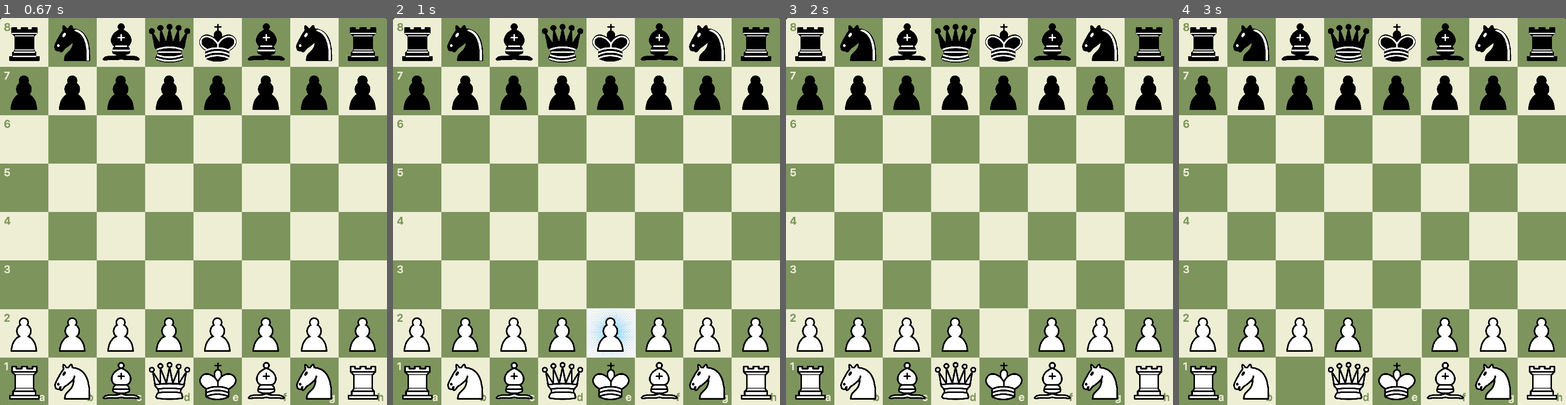
Above: before the commit, frames 1-4 (left to right).
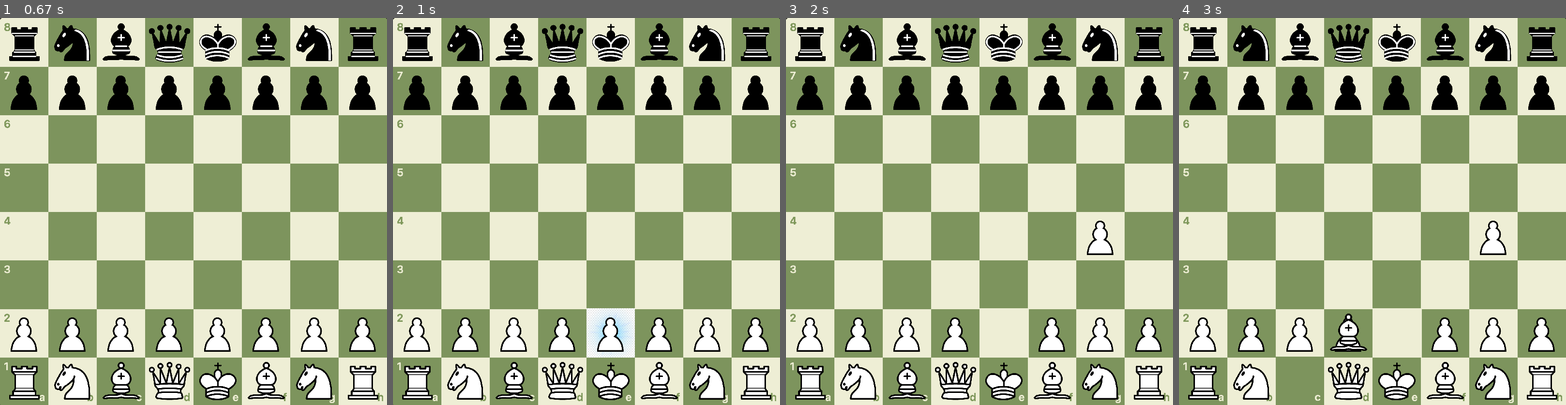
Above: after the commit, the same moments.

Repository: star14ms/Chess_AI
Game: pygame game, started from main.py
Two runs of this game, one before a commit and one after it. Both use one fixed random seed, a clock stepped at 60 frames per second and the inputs below.
Inputs (mouse positions are in pixels of both pictures, inside the frame that each line leads up to):
- Up to frame 1 (0.67 s): click (317, 199) at 0.38 s
- Up to frame 2 (1 s): press the mouse at (416, 41) at 0.7 s; move the mouse to (520, 176) at 0.8 s; release the mouse at (621, 308) at 0.93 s
- Up to frame 3 (2 s): move the mouse to (1091, 242) at 1.17 s; click (1091, 242) at 1.45 s; move the mouse to (913, 358) at 1.87 s
- Up to frame 4 (3 s): click (1306, 358) at 2.22 s; press the mouse at (1202, 41) at 2.73 s; move the mouse to (1283, 196) at 2.83 s; release the mouse at (1364, 350) at 2.97 s

Frame 1 is identical in both runs. In frame 2, less than 0.1% of the frame differs, in the area x 55-63%, y 75-88%; in frame 3, 0.4%; in frame 4, 0.7%, in the area x 35-85%, y 52-100%.

Commit message:
pygame 체스말 움직임 추가

Diff:
--- a/main.py
+++ b/main.py
@@ -3,7 +3,7 @@
 
 pygame.init()
 
-# 보드, 체스말, 기타 이미지 가져오기
+# 보드, 체스말과 기타 이미지, BGM 가져오기
 img_board = pygame.image.load("img\chess_board.png")
 img_board = pygame.transform.scale(img_board,(800,800))
 
@@ -37,18 +37,58 @@
 img_pawn_w = pygame.image.load("img\pawn_w.png")
 img_pawn_w = pygame.transform.scale(img_pawn_w,(100,100))
 
+# 일반적인 밝고 어두운 타일 이미지
 bright_tile = pygame.image.load("img\\bright.png")
 bright_tile = pygame.transform.scale(bright_tile,(102,102))
 
 dark_tile = pygame.image.load("img\dark_tile.png")
 dark_tile = pygame.transform.scale(dark_tile,(102,102))
 
+# 좌표 기호 써있는 타일 이미지
+a1_tile = pygame.image.load("img\\a1.png")
+a1_tile = pygame.transform.scale(a1_tile,(100,100))
+a2_tile = pygame.image.load("img\\a2.png")
+a2_tile = pygame.transform.scale(a2_tile,(100,100))
+a3_tile = pygame.image.load("img\\a3.png")
+a3_tile = pygame.transform.scale(a3_tile,(100,100))
+a4_tile = pygame.image.load("img\\a4.png")
+a4_tile = pygame.transform.scale(a4_tile,(100,100))
+a5_tile = pygame.image.load("img\\a5.png")
+a5_tile = pygame.transform.scale(a5_tile,(100,100))
+a6_tile = pygame.image.load("img\\a6.png")
+a6_tile = pygame.transform.scale(a6_tile,(100,100))
+a7_tile = pygame.image.load("img\\a7.png")
+a7_tile = pygame.transform.scale(a7_tile,(100,100))
+a8_tile = pygame.image.load("img\\a8.png")
+a8_tile = pygame.transform.scale(a8_tile,(100,100))
+b1_tile = pygame.image.load("img\\b1.png")
+b1_tile = pygame.transform.scale(b1_tile,(100,100))
+c1_tile = pygame.image.load("img\\c1.png")
+c1_tile = pygame.transform.scale(c1_tile,(100,100))
+d1_tile = pygame.image.load("img\\d1.png")
+d1_tile = pygame.transform.scale(d1_tile,(100,100))
+e1_tile = pygame.image.load("img\\e1.png")
+e1_tile = pygame.transform.scale(e1_tile,(100,100))
+f1_tile = pygame.image.load("img\\f1.png")
+f1_tile = pygame.transform.scale(f1_tile,(100,100))
+g1_tile = pygame.image.load("img\\g1.png")
+g1_tile = pygame.transform.scale(g1_tile,(100,100))
+h1_tile = pygame.image.load("img\\h1.png")
+h1_tile = pygame.transform.scale(h1_tile,(100,100))
+
+abc_tile = [a1_tile, b1_tile, c1_tile, d1_tile, e1_tile, f1_tile, g1_tile, h1_tile]
+num_tile = [a8_tile, a7_tile, a6_tile, a5_tile, a4_tile, a3_tile, a2_tile, a1_tile]
+
+# 선택된 타일 이미지
 img_selected = pygame.image.load("img\selected.png")
-img_selected = pygame.transform.scale(img_selected,(102,102))
+img_selected = pygame.transform.scale(img_selected,(100,102))
 
 # 대전 BGM
 pygame.mixer.music.load("bgm\Gyakuten_Kenji_2_Showdown_Suite.wav")
 
+################################################################
+
+# 체스판 초기화 함수
 def do_init(): # 판에 말 세팅해놓는 함수
 
     rook_b1 = Rook(board, 0, 0, 1)
@@ -125,69 +165,69 @@
     if 0 <= pygame.mouse.get_pos()[0] < 100:
         selected_piece_xy.append(0)
         selected_piece_xy2.append("a")
-        selected_win_xy.append(0)
+        selected_piece_win_xy.append(0)
     elif 100 <= pygame.mouse.get_pos()[0] < 200:
         selected_piece_xy.append(1)
         selected_piece_xy2.append("b")
-        selected_win_xy.append(100)
+        selected_piece_win_xy.append(100)
     elif 200 <= pygame.mouse.get_pos()[0] < 300:
         selected_piece_xy.append(2)
         selected_piece_xy2.append("c")
-        selected_win_xy.append(200)
+        selected_piece_win_xy.append(200)
     elif 300 <= pygame.mouse.get_pos()[0] < 400:
         selected_piece_xy.append(3)
         selected_piece_xy2.append("d")
-        selected_win_xy.append(300)
+        selected_piece_win_xy.append(300)
     elif 400 <= pygame.mouse.get_pos()[0] < 500:
         selected_piece_xy.append(4)
         selected_piece_xy2.append("e")
-        selected_win_xy.append(400)
+        selected_piece_win_xy.append(400)
     elif 500 <= pygame.mouse.get_pos()[0] < 600:
         selected_piece_xy.append(5)
         selected_piece_xy2.append("f")
-        selected_win_xy.append(500)
+        selected_piece_win_xy.append(500)
     elif 600 <= pygame.mouse.get_pos()[0] < 700:
         selected_piece_xy.append(6)
         selected_piece_xy2.append("g")
-        selected_win_xy.append(600)
+        selected_piece_win_xy.append(600)
     elif 700 <= pygame.mouse.get_pos()[0] < 800:
         selected_piece_xy.append(7)
         selected_piece_xy2.append("h")
-        selected_win_xy.append(700)
+        selected_piece_win_xy.append(700)
 
     # y좌표 선택
     if 0 <= pygame.mouse.get_pos()[1] < 100:
         selected_piece_xy.append(0)
         selected_piece_xy2.append(8)
-        selected_win_xy.append(0)
+        selected_piece_win_xy.append(0)
     elif 100 <= pygame.mouse.get_pos()[1] < 200:
         selected_piece_xy.append(1)
         selected_piece_xy2.append(7)
-        selected_win_xy.append(100)
+        selected_piece_win_xy.append(100)
     elif 200 <= pygame.mouse.get_pos()[1] < 300:
         selected_piece_xy.append(2)
         selected_piece_xy2.append(6)
-        selected_win_xy.append(200)
+        selected_piece_win_xy.append(200)
     elif 300 <= pygame.mouse.get_pos()[1] < 400:
         selected_piece_xy.append(3)
         selected_piece_xy2.append(5)
-        selected_win_xy.append(300)
+        selected_piece_win_xy.append(300)
     elif 400 <= pygame.mouse.get_pos()[1] < 500:
         selected_piece_xy.append(4)
         selected_piece_xy2.append(4)
-        selected_win_xy.append(400)
+        selected_piece_win_xy.append(400)
     elif 500 <= pygame.mouse.get_pos()[1] < 600:
         selected_piece_xy.append(5)
         selected_piece_xy2.append(3)
-        selected_win_xy.append(500)
+        selected_piece_win_xy.append(500)
     elif 600 <= pygame.mouse.get_pos()[1] < 700:
         selected_piece_xy.append(6)
         selected_piece_xy2.append(2)
-        selected_win_xy.append(600)
+        selected_piece_win_xy.append(600)
     elif 700 <= pygame.mouse.get_pos()[1] < 800:
         selected_piece_xy.append(7)
         selected_piece_xy2.append(1)
-        selected_win_xy.append(700)
+        selected_piece_win_xy.append(700)
 
 def select_board_xy(): # 움직일 위치의 좌표를 저장
 
@@ -195,53 +235,69 @@
     if 0 <= pygame.mouse.get_pos()[0] < 100:
         selected_board_xy.append(0)
         selected_board_xy2.append("a")
+        selected_board_win_xy.append(0)
     elif 100 <= pygame.mouse.get_pos()[0] < 200:
         selected_board_xy.append(1)
         selected_board_xy2.append("b")
+        selected_board_win_xy.append(100)
     elif 200 <= pygame.mouse.get_pos()[0] < 300:
         selected_board_xy.append(2)
         selected_board_xy2.append("c")
+        selected_board_win_xy.append(200)
     elif 300 <= pygame.mouse.get_pos()[0] < 400:
         selected_board_xy.append(3)
         selected_board_xy2.append("d")
+        selected_board_win_xy.append(300)
     elif 400 <= pygame.mouse.get_pos()[0] < 500:
         selected_board_xy.append(4)
         selected_board_xy2.append("e")
+        selected_board_win_xy.append(400)
     elif 500 <= pygame.mouse.get_pos()[0] < 600:
         selected_board_xy.append(5)
         selected_board_xy2.append("f")
+        selected_board_win_xy.append(500)
     elif 600 <= pygame.mouse.get_pos()[0] < 700:
         selected_board_xy.append(6)
         selected_board_xy2.append("g")
+        selected_board_win_xy.append(600)
     elif 700 <= pygame.mouse.get_pos()[0] < 800:
         selected_board_xy.append(7)
         selected_board_xy2.append("h")
+        selected_board_win_xy.append(700)
 
     # y좌표 선택
     if 0 <= pygame.mouse.get_pos()[1] < 100:
         selected_board_xy.append(0)
         selected_board_xy2.append(8)
+        selected_board_win_xy.append(0)
     elif 100 <= pygame.mouse.get_pos()[1] < 200:
         selected_board_xy.append(1)
         selected_board_xy2.append(7)
+        selected_board_win_xy.append(100)
     elif 200 <= pygame.mouse.get_pos()[1] < 300:
         selected_board_xy.append(2)
         selected_board_xy2.append(6)
+        selected_board_win_xy.append(200)
     elif 300 <= pygame.mouse.get_pos()[1] < 400:
         selected_board_xy.append(3)
         selected_board_xy2.append(5)
+        selected_board_win_xy.append(300)
     elif 400 <= pygame.mouse.get_pos()[1] < 500:
         selected_board_xy.append(4)
         selected_board_xy2.append(4)
+        selected_board_win_xy.append(400)
     elif 500 <= pygame.mouse.get_pos()[1] < 600:
         selected_board_xy.append(5)
         selected_board_xy2.append(3)
+        selected_board_win_xy.append(500)
     elif 600 <= pygame.mouse.get_pos()[1] < 700:
         selected_board_xy.append(6)
         selected_board_xy2.append(2)
+        selected_board_win_xy.append(600)
     elif 700 <= pygame.mouse.get_pos()[1] < 800:
         selected_board_xy.append(7)
         selected_board_xy2.append(1)
+        selected_board_win_xy.append(700)
 
 # 클릭한 좌표의 정보를 출력한다
 def print_selected_piece_xy():
@@ -255,57 +311,67 @@
     print("chess xy :", selected_board_xy2[0], selected_board_xy2[1])
 
 # 선택된 기물 이미지를 띄운다
-def screen_blit_selected_piece():
+def screen_blit_selected_piece(win_xy):
 
     if str(type(selected_piece)) == "<class 'main_module.King'>":
         if whose_turn == -1:
-            screen.blit(img_king_w,(selected_win_xy[0], selected_win_xy[1]))
-        else:
-            screen.blit(img_king_b,(selected_win_xy[0], selected_win_xy[1]))
+            screen.blit(img_king_w,(win_xy[0], win_xy[1]))
+        else:
+            screen.blit(img_king_b,(win_xy[0], win_xy[1]))
 
     elif str(type(selected_piece)) == "<class 'main_module.Queen'>":
         if whose_turn == -1:
-            screen.blit(img_queen_w,(selected_win_xy[0], selected_win_xy[1]))
-        else:
-            screen.blit(img_queen_b,(selected_win_xy[0], selected_win_xy[1]))
+            screen.blit(img_queen_w,(win_xy[0], win_xy[1]))
+        else:
+            screen.blit(img_queen_b,(win_xy[0], win_xy[1]))
 
     elif str(type(selected_piece)) == "<class 'main_module.Rook'>":
         if whose_turn == -1:
-            screen.blit(img_rook_w,(selected_win_xy[0], selected_win_xy[1]))
-        else:
-            screen.blit(img_rook_b,(selected_win_xy[0], selected_win_xy[1]))
+            screen.blit(img_rook_w,(win_xy[0], win_xy[1]))
+        else:
+            screen.blit(img_rook_b,(win_xy[0], win_xy[1]))
 
     elif str(type(selected_piece)) == "<class 'main_module.Knight'>":
         if whose_turn == -1:
-            screen.blit(img_knight_w,(selected_win_xy[0], selected_win_xy[1]))
-        else:
-            screen.blit(img_knight_b,(selected_win_xy[0], selected_win_xy[1]))
+            screen.blit(img_knight_w,(win_xy[0], win_xy[1]))
+        else:
+            screen.blit(img_knight_b,(win_xy[0], win_xy[1]))
 
     elif str(type(selected_piece)) == "<class 'main_module.Bishop'>":
         if whose_turn == -1:
-            screen.blit(img_bishop_w,(selected_win_xy[0], selected_win_xy[1]))
-        else:
-            screen.blit(img_bishop_b,(selected_win_xy[0], selected_win_xy[1]))
+            screen.blit(img_bishop_w,(win_xy[0], win_xy[1]))
+        else:
+            screen.blit(img_bishop_b,(win_xy[0], win_xy[1]))
 
     elif str(type(selected_piece)) == "<class 'main_module.Pawn'>":
         if whose_turn == -1:
-            screen.blit(img_pawn_w,(selected_win_xy[0], selected_win_xy[1]))
-        else:
-            screen.blit(img_pawn_b,(selected_win_xy[0], selected_win_xy[1]))
+            screen.blit(img_pawn_w,(win_xy[0], win_xy[1]))
+        else:
+            screen.blit(img_pawn_b,(win_xy[0], win_xy[1]))
 
 # 선택됬던 타일을 원상태로 되돌린다
 def screen_blit_selected_tile():
 
-    if selected_piece_xy[0] == 0 or selected_piece_xy[0] == 2 or selected_piece_xy[0] == 4 or selected_piece_xy[0] == 6:
+    # 좌표 기호가 써있는 타일일 때
+    if selected_piece_xy[0] == 0 or selected_piece_xy[1] == 7:
+        if selected_piece_xy[1] == 7:
+            screen.blit(abc_tile[selected_piece_xy[0]],(selected_piece_win_xy[0], selected_piece_win_xy[1]))
+        else:
+            screen.blit(num_tile[selected_piece_xy[1]],(selected_piece_win_xy[0], selected_piece_win_xy[1]))
+
+    # 평범한 타일일 때
+    elif selected_piece_xy[0] == 0 or selected_piece_xy[0] == 2 or selected_piece_xy[0] == 4 or selected_piece_xy[0] == 6:
         if selected_piece_xy[1] == 0 or selected_piece_xy[1] == 2 or selected_piece_xy[1] == 4 or selected_piece_xy[1] == 6:
-            screen.blit(bright_tile,(selected_win_xy[0], selected_win_xy[1]))
-        else:
-            screen.blit(dark_tile,(selected_win_xy[0], selected_win_xy[1]))
+            screen.blit(bright_tile,(selected_piece_win_xy[0], selected_piece_win_xy[1]))
+        else:
+            screen.blit(dark_tile,(selected_piece_win_xy[0], selected_piece_win_xy[1]))
     else:
         if selected_piece_xy[1] == 0 or selected_piece_xy[1] == 2 or selected_piece_xy[1] == 4 or selected_piece_xy[1] == 6:
-            screen.blit(dark_tile,(selected_win_xy[0], selected_win_xy[1]))
-        else:
-            screen.blit(bright_tile,(selected_win_xy[0], selected_win_xy[1]))
+            screen.blit(dark_tile,(selected_piece_win_xy[0], selected_piece_win_xy[1]))
+        else:
+            screen.blit(bright_tile,(selected_piece_win_xy[0], selected_piece_win_xy[1]))
+
+################################################################
 
 # 게임 창 띄우기
 screen = pygame.display.set_mode((800,800))
@@ -314,11 +380,12 @@
 
 while not quit:
 
-    # 게임 초기화
-    board = Board(False) # 보드 초기화
+    # 보드 초기화
+    board = Board(-1)
     do_init()
 
-    screen_blit_initialized_board() # 보드 그래픽 초기화
+    # 보드 그래픽 초기화
+    screen_blit_initialized_board()
     pygame.display.update()
 
     # print(board.board) # 보드 상태 출력
@@ -327,9 +394,11 @@
 
     selected_piece_xy = [] # 선택한 기물의 좌표
     selected_piece_xy2 = [] # 선택한 기물의 체스 보드에서의 좌표
-    selected_win_xy = [] # 선택한 기물의 화면 좌표
+    selected_piece_win_xy = [] # 선택한 기물의 화면 좌표
+
     selected_board_xy = [] # 움직일 좌표
     selected_board_xy2 = [] # 움직일 체스 보드에서의 좌표
+    selected_board_win_xy = [] # 움직일 화면 좌표
 
     game_end = False
 
@@ -352,18 +421,19 @@
                     print_selected_piece_xy()
 
                     # 클릭한 좌표의 말 가져오기
-                    selected_piece = board.board[selected_piece_xy[1], selected_piece_xy[0]] # board.board는 x, y가 뒤바뀜
+                    selected_piece = board.board[selected_piece_xy[1], selected_piece_xy[0]] # board.board는 x, y를 뒤집어 인식함
 
                     # 자신의 말을 선택했을 때
                     if selected_piece != 0 and selected_piece.color == whose_turn:
                         print(type(selected_piece))
-                        screen.blit(img_selected,(selected_win_xy[0], selected_win_xy[1]))
-                        screen_blit_selected_piece()
+                        screen.blit(img_selected,(selected_piece_win_xy[0], selected_piece_win_xy[1]))
+                        screen_blit_selected_piece(selected_piece_win_xy)
 
                     else: # 빈공간이나 상대의 말을 선택했을 때 다시 선택
+                        print("Try again")
                         selected_piece_xy = []
                         selected_piece_xy2 = []
-                        selected_win_xy = []
+                        selected_piece_win_xy = []
 
                 # 움직일 위치 선택 단계
                 else:
@@ -372,24 +442,27 @@
                     select_board_xy()
                     screen_blit_selected_tile()
 
-                    # 새로운 곳을 선택할 경우
-                    if selected_piece_xy != selected_board_xy:
-
-                        # pawn1.move(board, 1)
-                        # pawn2.move(board, 1)
+                    # move 함수 발동!
+                    # pawn1.move(board, 1)
+                    # pawn2.move(board, 1)
+
+                    # 갈 수 있는 곳을 선택할 경우
+                    if selected_piece_xy != selected_board_xy: # and move() != False
 
                         print_selected_board_xy()
-
-                    # 선택 했던 곳을 또 선택할 경우 선택 취소
+                        screen_blit_selected_piece(selected_board_win_xy)
+
+                    # 갈 수 없는 곳이나, 선택 했던 곳을 또 선택할 경우 선택 취소
                     else:
-                        screen_blit_selected_piece()
+                        screen_blit_selected_piece(selected_piece_win_xy)
                         print("\nUnselect")
 
                     selected_piece_xy = []
                     selected_piece_xy2 = []
-                    selected_win_xy = []
+                    selected_piece_win_xy = []
                     selected_board_xy = []
                     selected_board_xy2 = []
+                    selected_board_win_xy = []
 
                 pygame.display.update()
 
Binary file added: img/a1.png
Binary file added: img/a2.png
Binary file added: img/a3.png
Binary file added: img/a4.png
Binary file added: img/a5.png
Binary file added: img/a6.png
Binary file added: img/a7.png
Binary file added: img/a8.png
Binary file added: img/b1.png
Binary file added: img/c1.png
Binary file added: img/d1.png
Binary file added: img/e1.png
(and 3 more such lines)
